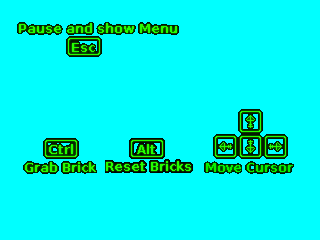
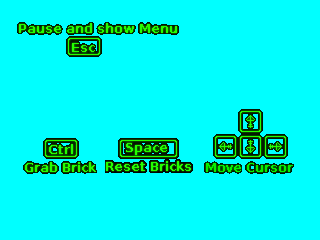
The second 320x240 image is a revision of the first. Changes to its layers:
added layer "Space" above "Space copy" over (120, 140, 177, 157)
added layer "Space copy" above "Layer" over (118, 138, 179, 159)
added layer "Layer" above "Reset Bricks" over (118, 138, 179, 159)
hid "Nyt lag#2" over (131, 140, 163, 157)
hid "Nyt lag#5" over (129, 138, 165, 159)
hid "Nyt lag#4" over (129, 138, 165, 159)
hid "Nyt lag#1" over (118, 138, 179, 159)
